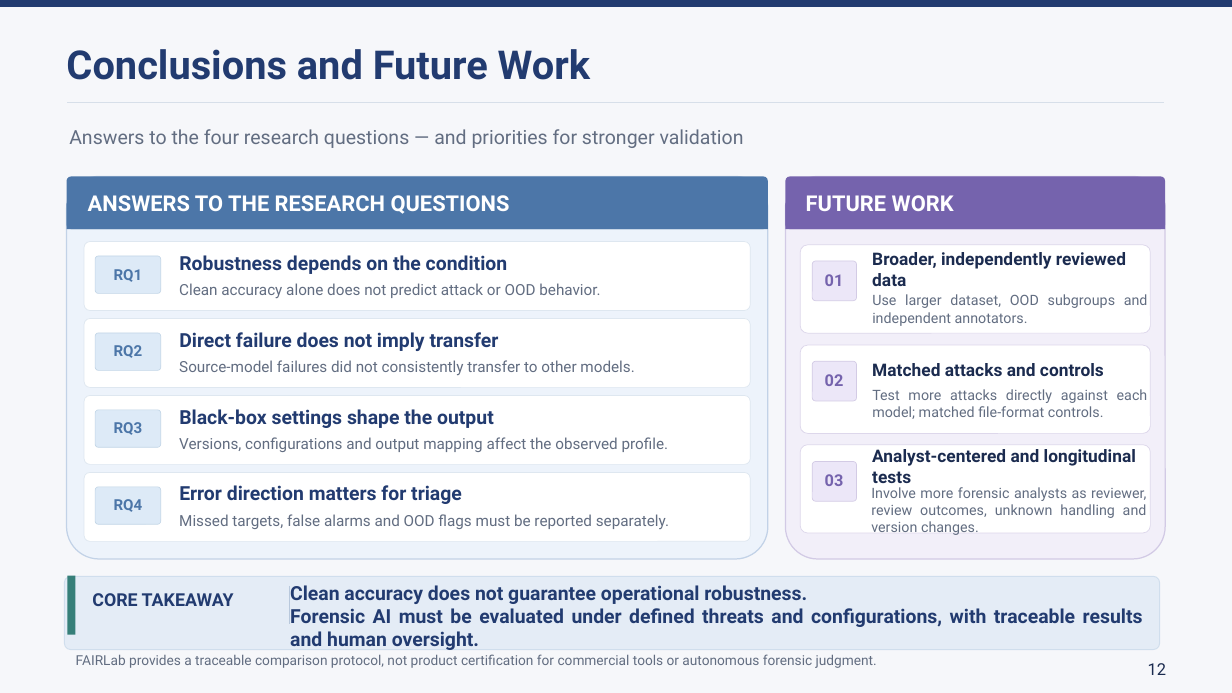
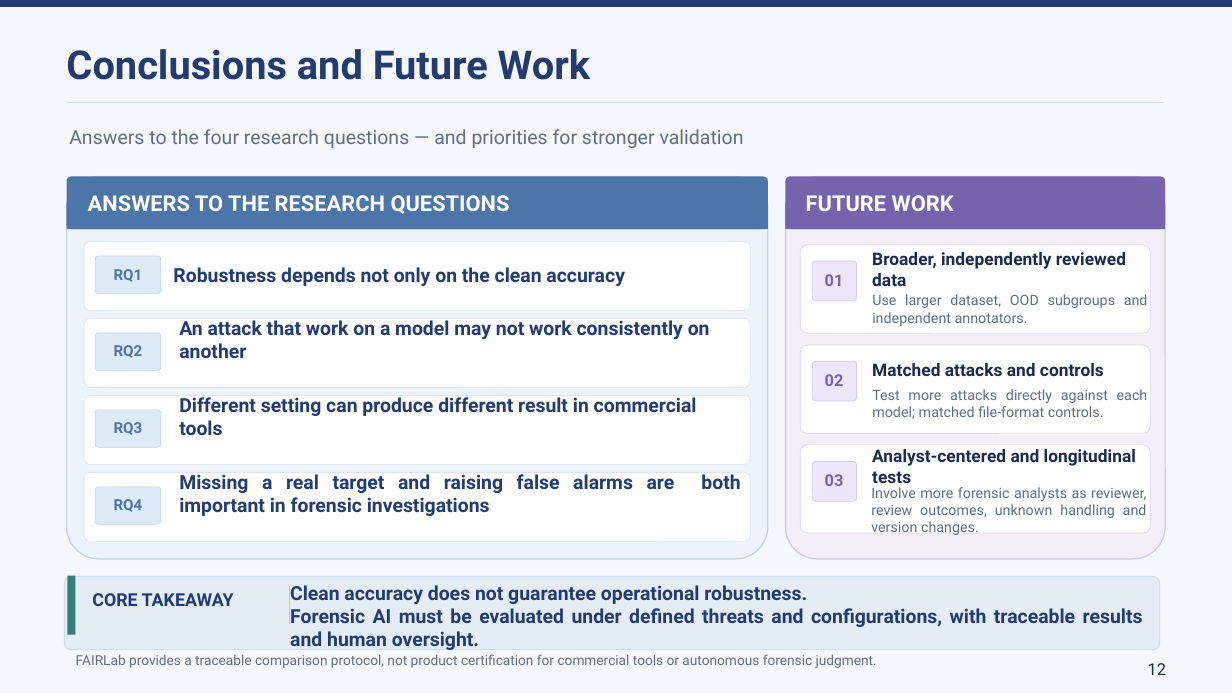
Before and after one commit to lmolinario/Molinario_Thesis_Defense_2026, a slide deck: slide 14 of Molinario_Thesis_Defense_2026.pptx. Drawn at 1232x693 pixels with LibreOffice and Linux fonts; fonts in the diff are those of the drawing. Boxes give left, top, right and bottom in pixels: in the first picture for what was removed or moved away, otherwise in the second. Text is boxed around its words. In the diff, an @@ line names an element or a change of style, - is before the commit and + after.

Commit message:
refactor

```diff
--- a/Molinario_Thesis_Defense_2026.pptx
+++ b/Molinario_Thesis_Defense_2026.pptx
@@ text at box(173, 267, 625, 286): text changed @@
-Robustness depends on the condition
+Robustness depends not only on the clean accuracy
@@ text removed at box(179, 283, 600, 298) @@
-Clean accuracy alone does not predict attack or OOD behavior.
@@ text at box(179, 320, 710, 358): text changed @@
-Direct failure does not imply transfer
+An attack that work on a model may not work consistently on another
@@ text removed at box(179, 360, 634, 375) @@
-Source-model failures did not consistently transfer to other models.
@@ text at box(179, 397, 697, 435): text changed @@
-Black-box settings shape the output
+Different setting can produce different result in commercial tools
@@ text removed at box(179, 437, 669, 452) @@
-Versions, configurations and output mapping affect the observed profile.
@@ text at box(179, 474, 675, 516): text changed @@
-Error direction matters for triage
+Missing a real target and raising false alarms are both important in forensic investigations
@@ text removed at box(179, 514, 669, 529) @@
-Missed targets, false alarms and OOD flags must be reported separately.
```
Also in this commit, not shown: 11 other slides changed.
